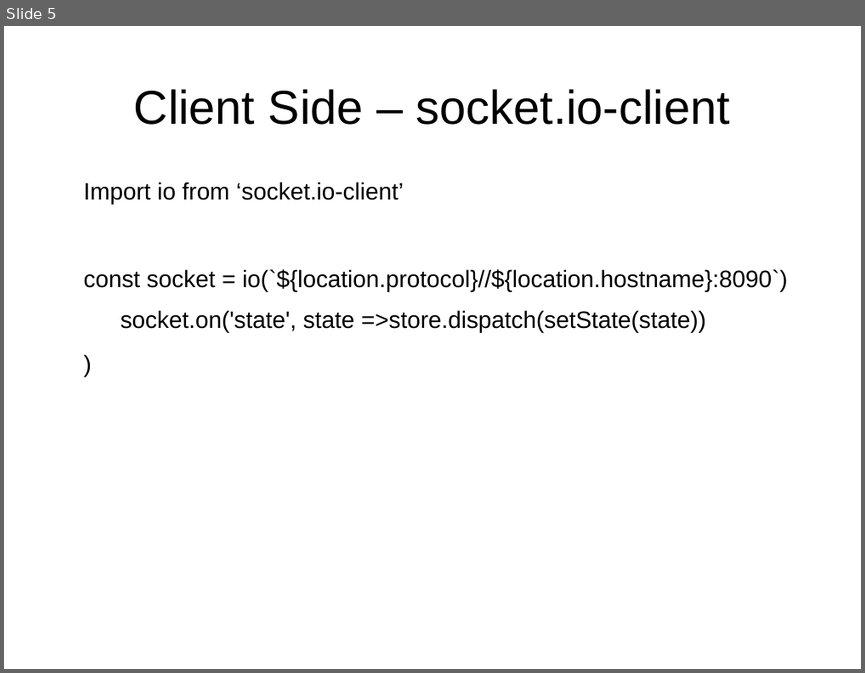
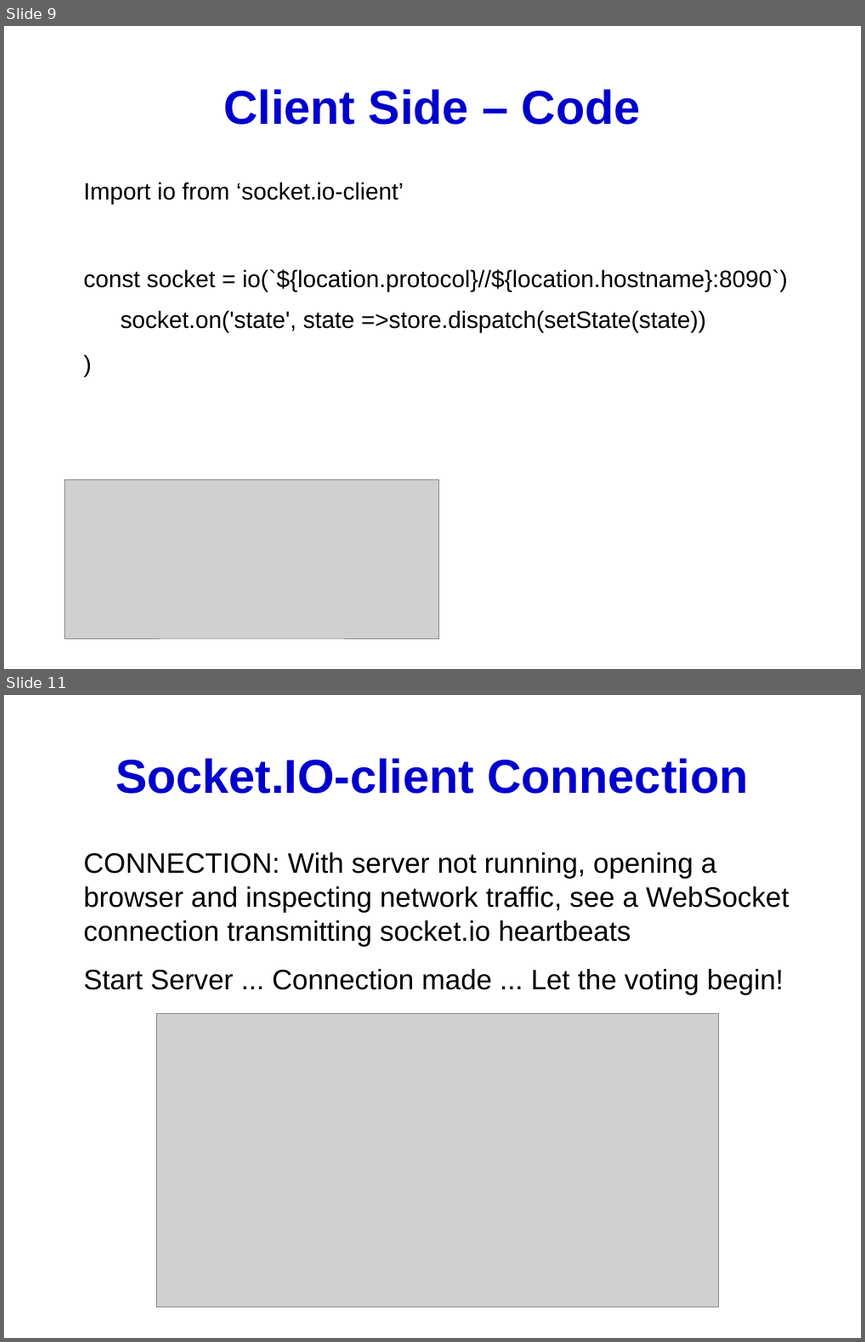
Before and after one commit to richardjohns/socketclienttest, a slide deck: Presentation.odp. Shown one above the other, each under a label of ours: slide 5 before the commit, slides 9 and 11 after it; the slides between them are not shown. The pictures are 865x673 and 865x1342 pixels, drawn with LibreOffice and Linux fonts; fonts in the diff are those of the drawing; grey boxes stand for pictures. Boxes give left, top, right and bottom in pixels: in the first picture for what was removed or moved away, otherwise in the second. Text is boxed around its words. In the diff, an @@ line names an element or a change of style, - is before the commit and + after.

```diff
--- a/Presentation.odp
+++ b/Presentation.odp
@@ slide 11 added at box(4, 695, 861, 1338), background #FFFFFF @@
@@ title added at box(115, 758, 748, 794), 44 pt, text #0000CC, bold @@
+Socket.IO-client Connection
@@ text added at box(84, 852, 789, 995), 26 pt, text #000000 @@
+CONNECTION: With server not running, opening a browser and inspecting network traffic, see a WebSocket connection transmitting socket.io heartbeats
+Start Server ... Connection made ... Let the voting begin!
@@ picture added at box(157, 1013, 719, 1307) @@
@@ what was slide 5 is now slide 9 @@
@@ slide 9 changed as well @@
@@ title at box(223, 89, 641, 125): text changed; text colour #000000 to #0000CC; bold on @@
-Client Side – socket.io-client
+Client Side – Code
@@ picture added at box(65, 479, 438, 638) @@
```
Also in this commit, not shown: 6 other slides changed, 5 other slides added, 16 other files.
